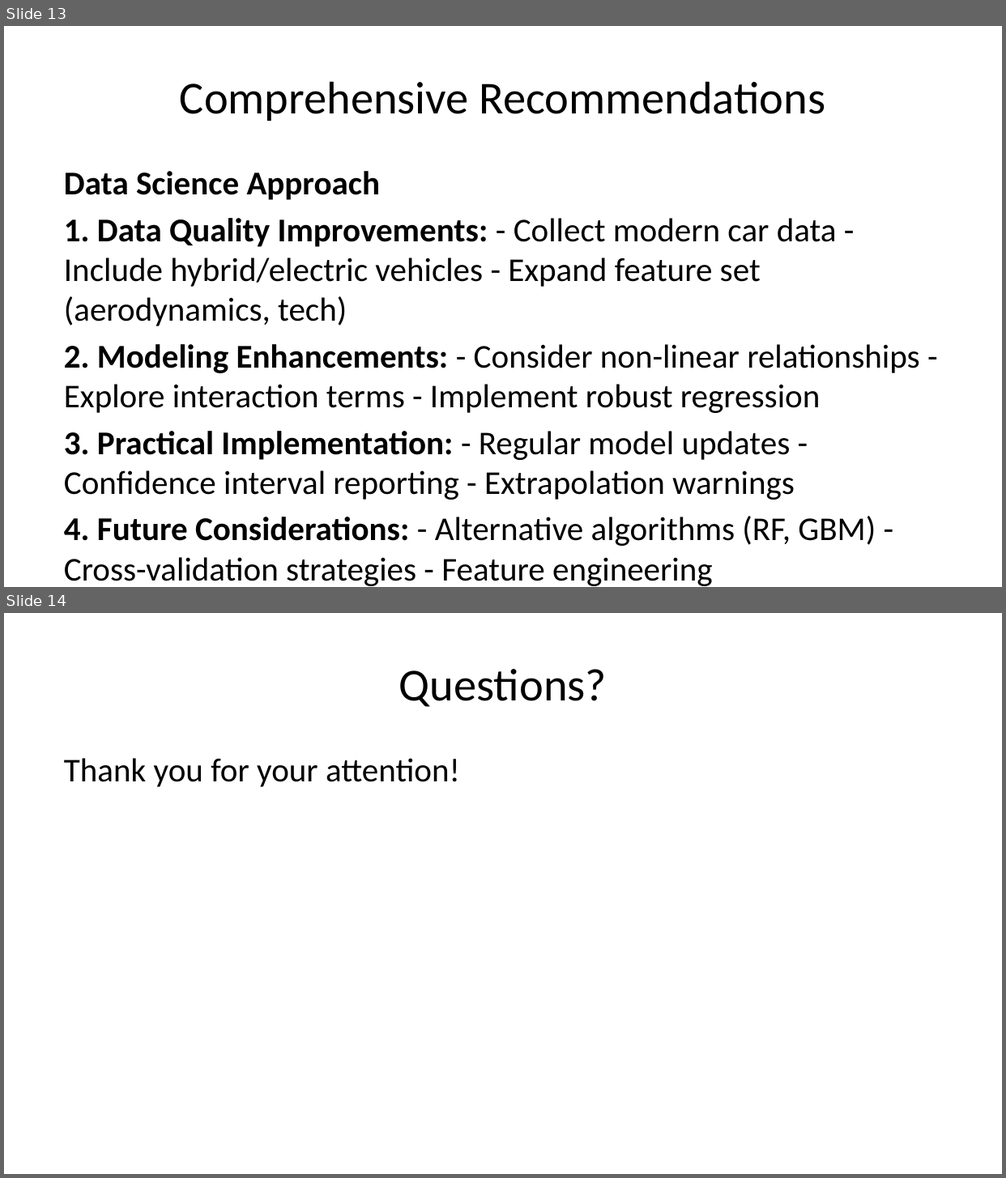
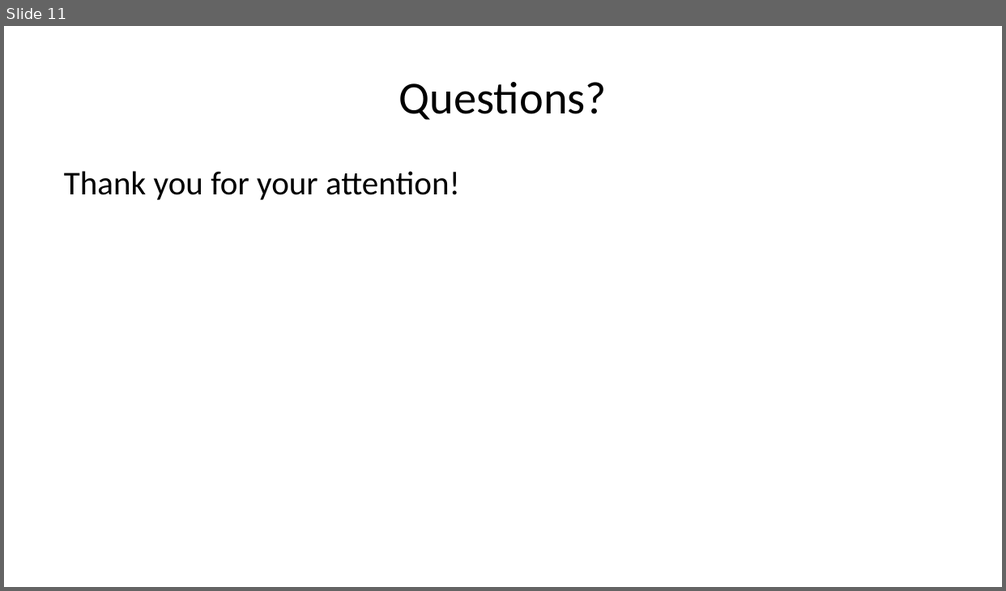
Before and after one commit to memandip/r-starter, a slide deck: presentation_1/supervised_learning.pptx. Shown one above the other, each under a label of ours: slides 13 and 14 before the commit, slide 11 after it. The pictures are 1006x1178 and 1006x591 pixels, drawn with LibreOffice and Linux fonts; fonts in the diff are those of the drawing. Boxes give left, top, right and bottom in pixels: in the first picture for what was removed or moved away, otherwise in the second. Text is boxed around its words. In the diff, an @@ line names an element or a change of style, - is before the commit and + after.

Commit message:
feat: add comprehensive README and presentation guide for car fuel efficiency analysis project

```diff
--- a/presentation_1/supervised_learning.pptx
+++ b/presentation_1/supervised_learning.pptx
@@ slide 13 removed at <box>4,26,1002,587</box>, background #FFFFFF @@
@@ title removed at <box>180,81,826,121</box> @@
-Comprehensive Recommendations
@@ text removed at <box>64,171,920,546</box> @@
-Data Science Approach
-1. Data Quality Improvements: - Collect modern car data - Include hybrid/electric vehicles - Expand feature set (aerodynamics, tech)
-2. Modeling Enhancements: - Consider non-linear relationships - Explore interaction terms - Implement robust regression
-3. Practical Implementation: - Regular model updates - Confidence interval reporting - Extrapolation warnings
-4. Future Considerations: - Alternative algorithms (RF, GBM) - Cross-validation strategies - Feature engineering
@@ what was slide 14 is now slide 11 @@
```
Also in this commit, not shown: 6 slides changed, 4 slides added, 6 other slides removed, 6 other files.
